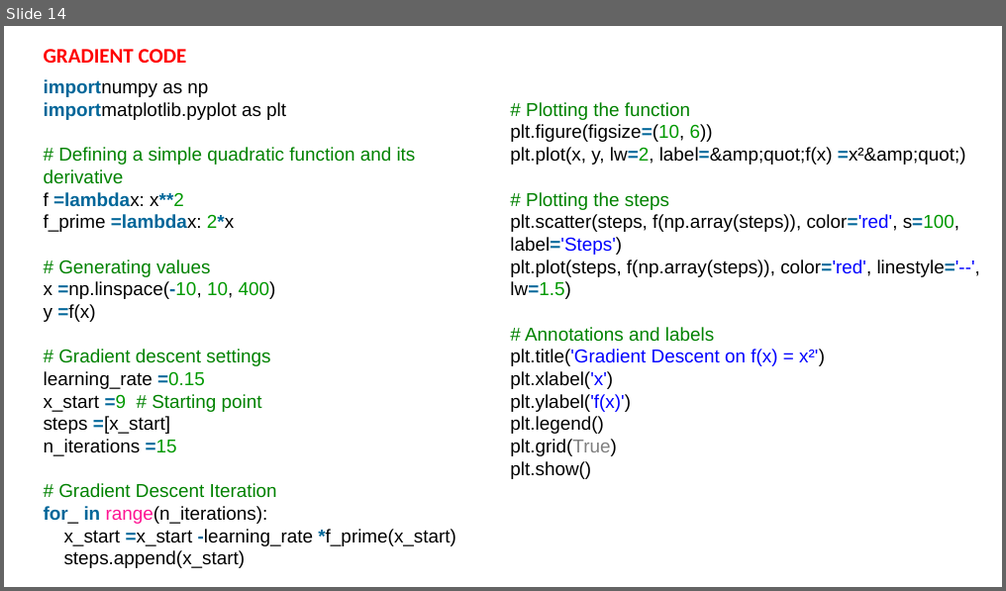
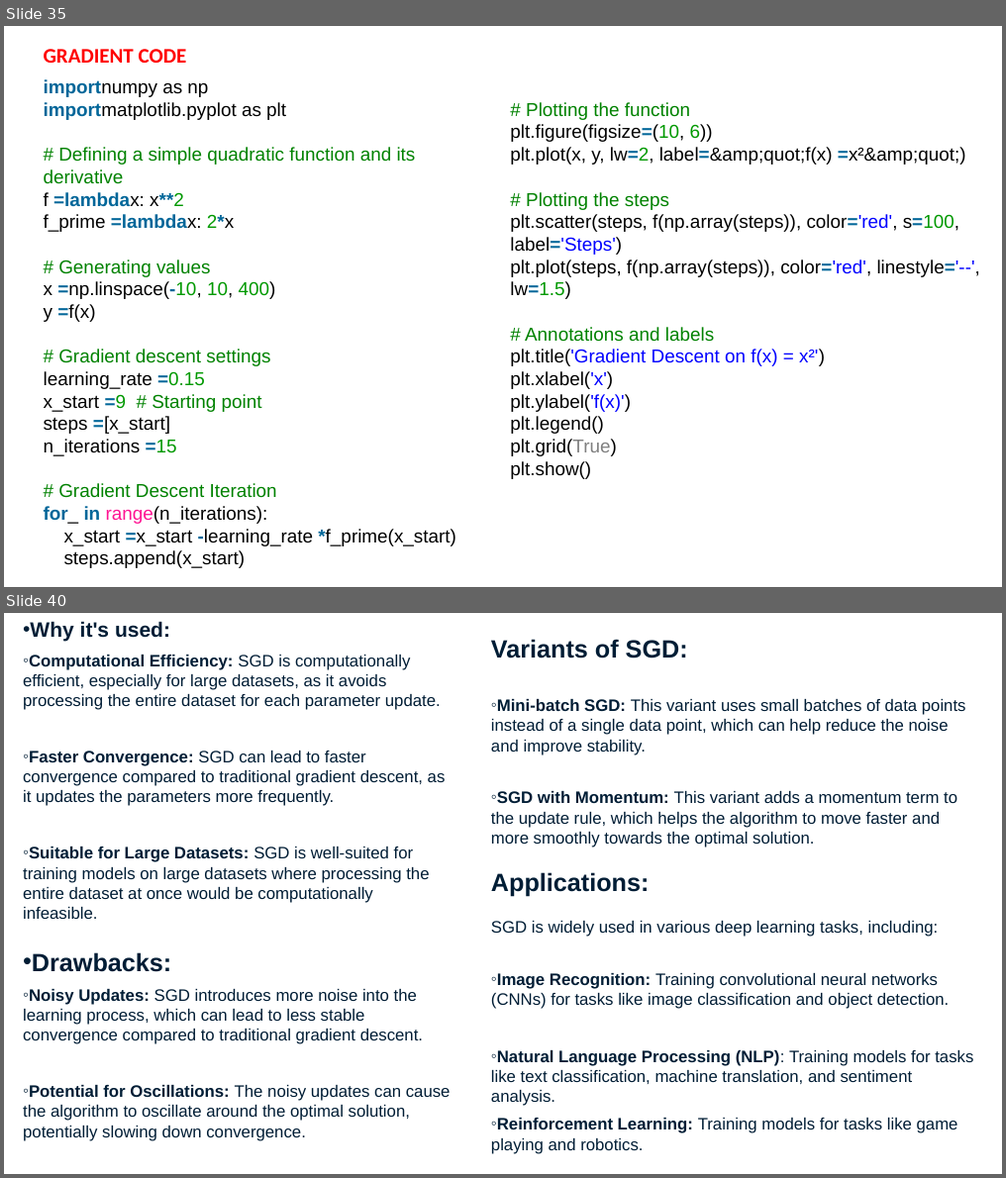
Before and after one commit to shahil04/ds_materials, a slide deck: 9.Deep_learning/class_3_module_9_deep learning_Loss_Functions Gradient Descent.pptx. Shown one above the other, each under a label of ours: slide 14 before the commit, slides 35 and 40 after it; the slides between them are not shown. The pictures are 1006x591 and 1006x1178 pixels, drawn with LibreOffice and Linux fonts; fonts in the diff are those of the drawing. Boxes give left, top, right and bottom in pixels: in the first picture for what was removed or moved away, otherwise in the second. Text is boxed around its words. In the diff, an @@ line names an element or a change of style, - is before the commit and + after.

Commit message:
deep learning

```diff
--- a/9.Deep_learning/class_3_module_9_deep learning_Loss_Functions Gradient Descent.pptx
+++ b/9.Deep_learning/class_3_module_9_deep learning_Loss_Functions Gradient Descent.pptx
@@ slide 40 added at bbox=[4, 613, 1002, 1174], background #FFFFFF @@
@@ text added at bbox=[23, 621, 450, 1142], 16 pt, text #001D35 @@
+• Why it's used:
+  ◦ Computational Efficiency: SGD is computationally efficient, especially for large datasets, as it avoids processing the entire dataset for each parameter update.
+  ◦ Faster Convergence: SGD can lead to faster convergence compared to traditional gradient descent, as it updates the parameters more frequently.
+  ◦ Suitable for Large Datasets: SGD is well-suited for training models on large datasets where processing the entire dataset at once would be computationally infeasible.
+• Drawbacks:
+  ◦ Noisy Updates: SGD introduces more noise into the learning process, which can lead to less stable convergence compared to traditional gradient descent.
+  ◦ Potential for Oscillations: The noisy updates can cause the algorithm to oscillate around the optimal solution, potentially slowing down convergence.
@@ text added at bbox=[491, 639, 973, 1155], 16 pt, text #001D35 @@
+  Variants of SGD:
+  ◦ Mini-batch SGD: This variant uses small batches of data points instead of a single data point, which can help reduce the noise and improve stability.
+  ◦ SGD with Momentum: This variant adds a momentum term to the update rule, which helps the algorithm to move faster and more smoothly towards the optimal solution.
+Applications:
+SGD is widely used in various deep learning tasks, including:
+  ◦ Image Recognition: Training convolutional neural networks (CNNs) for tasks like image classification and object detection.
+  ◦ Natural Language Processing (NLP): Training models for tasks like text classification, machine translation, and sentiment analysis.
+  ◦ Reinforcement Learning: Training models for tasks like game playing and robotics.
@@ what was slide 14 is now slide 35 @@
```
Also in this commit, not shown: 13 slides changed, 34 other slides added, 1 slide removed, 22 other files.
